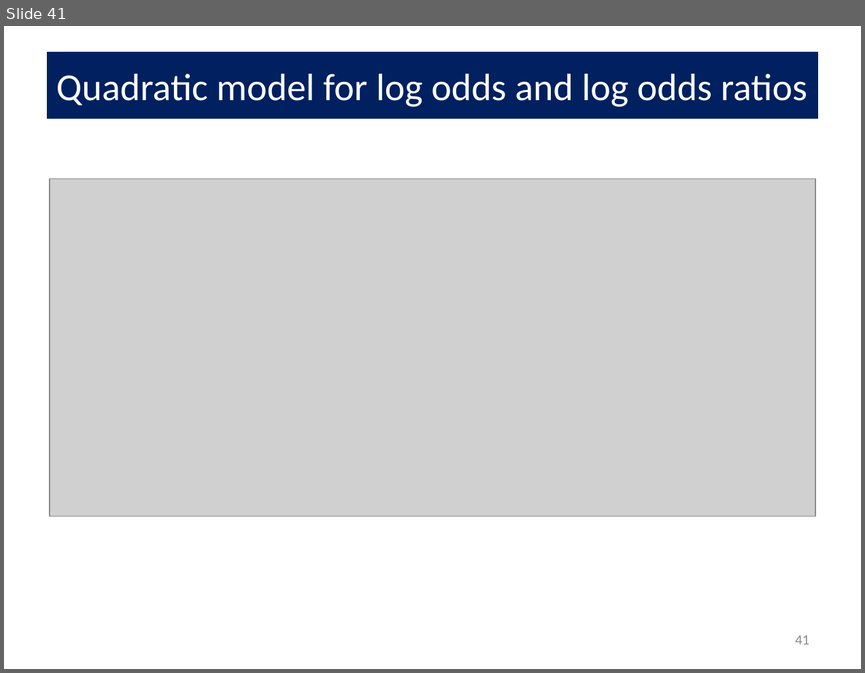
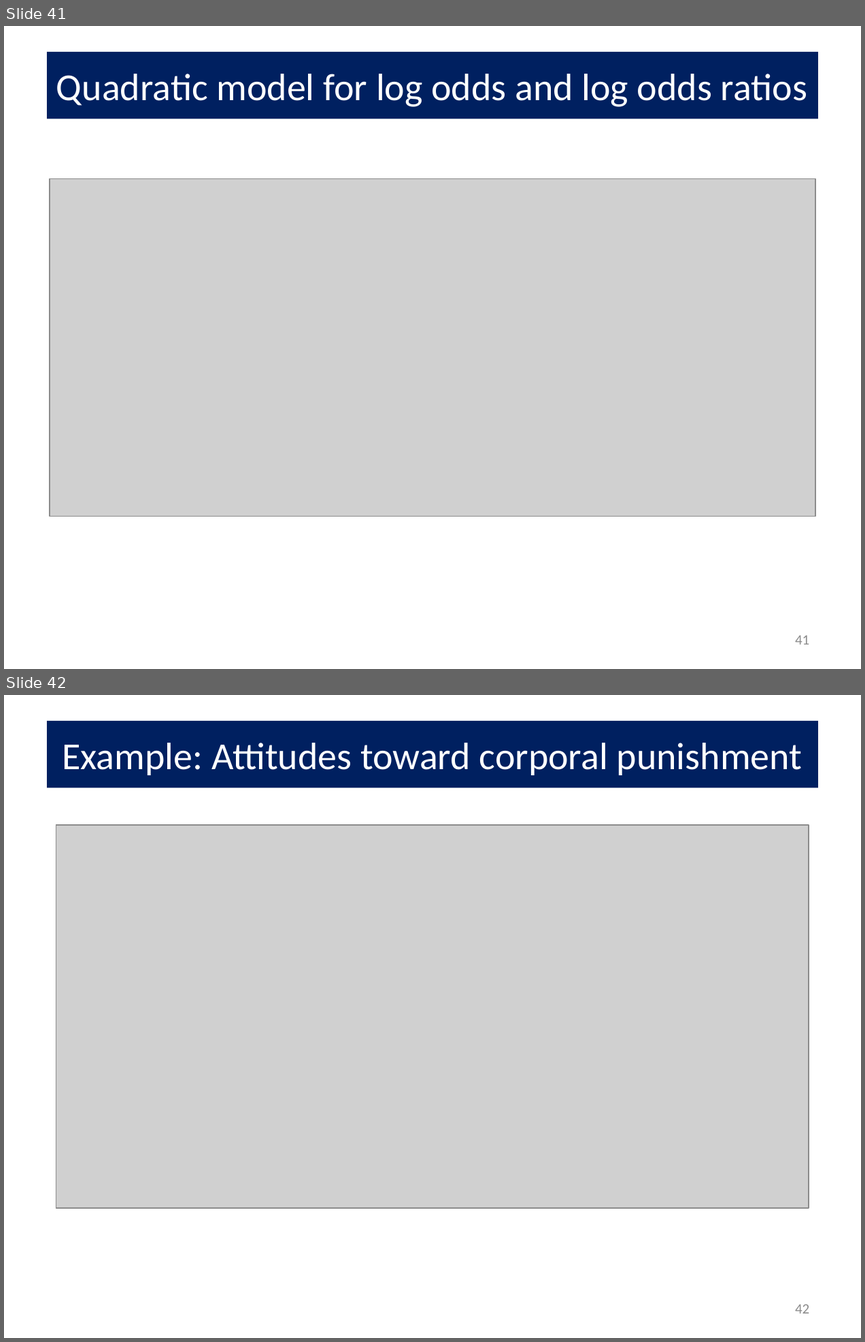
Before and after one commit to friendly/psy6136, a slide deck: lectures/Log-Odds.pptx. Shown one above the other, each under a label of ours: slide 41 before the commit, slides 41 and 42 after it. The pictures are 865x673 and 865x1342 pixels, drawn with LibreOffice and Linux fonts; fonts in the diff are those of the drawing; grey boxes stand for pictures. Boxes give left, top, right and bottom in pixels: in the first picture for what was removed or moved away, otherwise in the second. Text is boxed around its words. In the diff, an @@ line names an element or a change of style, - is before the commit and + after.

```diff
--- a/lectures/Log-Odds.pptx
+++ b/lectures/Log-Odds.pptx
@@ slide 42 added at (4, 695, 861, 1338), background #FFFFFF @@
@@ title added at (47, 721, 818, 787), fill #002060, 32 pt, text #FFFFFF @@
+Example: Attitudes toward corporal punishment
@@ picture added at (56, 826, 808, 1208) @@
@@ page number added at (795, 1304, 809, 1313), 12 pt, text #8C8C8C @@
+42
```
Also in this commit, not shown: 5 other slides added, 2 other files.
